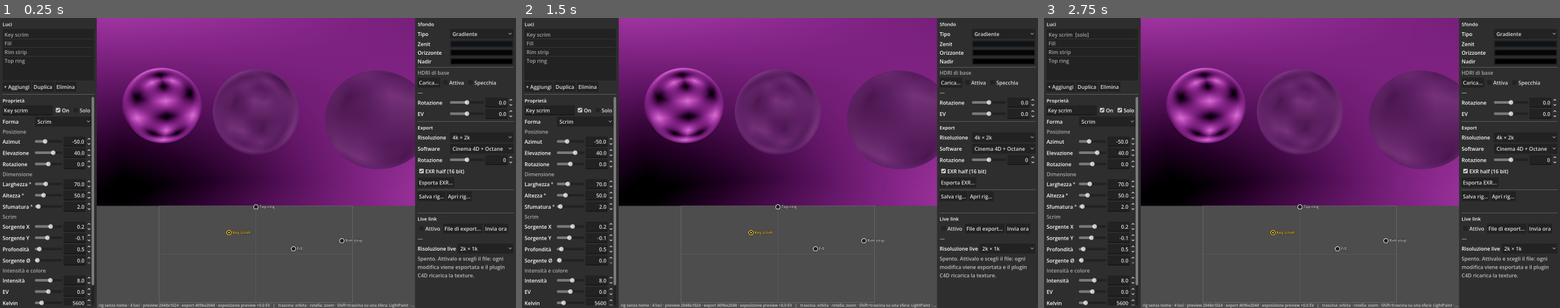
Above: before the commit, frames 1-3 (left to right).
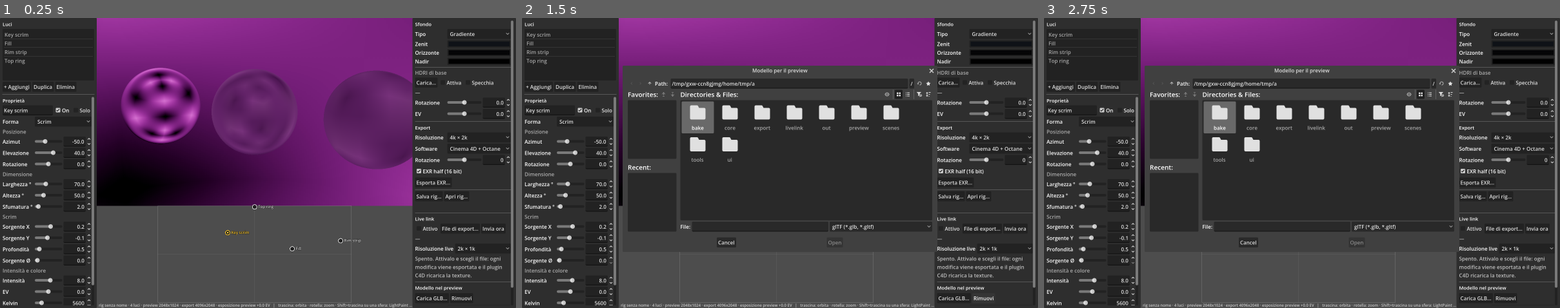
Above: after the commit, the same moments.

Repository: lignazio/hdri-studio
Game: Godot game, scene res://scenes/main.tscn
Same seed, same stepped clock (60 frames per second), same inputs: the game is played once before the commit and once after it.
Inputs (mouse positions are in pixels of both pictures, inside the frame that each line leads up to):
- Up to frame 1 (0.25 s): no input
- Up to frame 2 (1.5 s): click (955, 299) at 0.5 s, where only the run after the commit has a clickable "Carica GLB…"; click (981, 299) at 1.25 s, where only the run after the commit has a clickable "Rimuovi"
- Up to frame 3 (2.75 s): click "Solo" at 2 s

The runs differ from the first frame. In frame 1, 3.4% of the frame differs, in the area x 23-100%, y 0-100%; in frame 2, 37%; in frame 3, 37%, in the area x 6-100%, y 0-100%.
Error in both runs: Assertion failed: RenderingDevice non disponibile (headless?) (res://bake/baker.gd:30)

Commit message:
Fase 3: LightPaint da Cinema 4D e modello GLB nel preview
Tool ToolData nel plugin C4D: picking con GeRayCollider sulle mesh e sulle
cache dei generatori, click e drag, marker nel viewport, messaggio lightpaint
con punto/normale/vista. Nell'app: caricamento GLB al posto della sfera
centrale con materiale a scelta e collisioni trimesh per il LightPaint locale;
colonna destra scrollabile.

Co-Authored-By: Claude Opus 5 <noreply@anthropic.com>

Diff:
--- a/hdri_studio/preview/preview_3d.gd
+++ b/hdri_studio/preview/preview_3d.gd
@@ -8,11 +8,22 @@
 
 const SPHERE_R := 1.0
 const SPHERE_POS := [Vector3(-2.6, 0, 0), Vector3(0, 0, 0), Vector3(2.6, 0, 0)]
+## Raggio della sfera in cui viene inscritto il modello caricato.
+const MODEL_R := 1.3
+
+enum ModelMaterial { ORIGINAL, CHROME, GLOSSY, DIFFUSE }
 
 var viewport: SubViewport
 var camera: Camera3D
 var env: Environment
+var model_path := ""
 var _chrome: ShaderMaterial
+var _glossy: StandardMaterial3D
+var _diffuse: StandardMaterial3D
+var _spheres: Array[MeshInstance3D] = []
+var _model_root: Node3D
+var _model_meshes: Array[MeshInstance3D] = []
+var _model_material := ModelMaterial.ORIGINAL
 var _yaw := 0.35
 var _pitch := 0.18
 var _dist := 7.0
@@ -56,20 +67,23 @@
 	_chrome = ShaderMaterial.new()
 	_chrome.shader = load("res://preview/chrome.gdshader")
 	_chrome.set_shader_parameter("panorama", tex)
-	var glossy := StandardMaterial3D.new()
-	glossy.albedo_color = Color(0.9, 0.9, 0.9)
-	glossy.metallic = 1.0
-	glossy.roughness = 0.35
-	var diffuse := StandardMaterial3D.new()
-	diffuse.albedo_color = Color(0.8, 0.8, 0.8)
-	diffuse.roughness = 1.0
-	var mats := [_chrome, glossy, diffuse]
+	_glossy = StandardMaterial3D.new()
+	_glossy.albedo_color = Color(0.9, 0.9, 0.9)
+	_glossy.metallic = 1.0
+	_glossy.roughness = 0.35
+	_diffuse = StandardMaterial3D.new()
+	_diffuse.albedo_color = Color(0.8, 0.8, 0.8)
+	_diffuse.roughness = 1.0
+	var mats := [_chrome, _glossy, _diffuse]
 	for i in 3:
 		var mi := MeshInstance3D.new()
 		mi.mesh = mesh
 		mi.material_override = mats[i]
 		mi.position = SPHERE_POS[i]
 		viewport.add_child(mi)
+		_spheres.append(mi)
+	_model_root = Node3D.new()
+	viewport.add_child(_model_root)
 
 	camera = Camera3D.new()
 	camera.fov = 35.0
@@ -84,6 +98,79 @@
 
 func set_exposure(k: float) -> void:
 	env.tonemap_exposure = k
+
+
+# --- modello -------------------------------------------------------------------------------------
+
+## Carica un GLB/GLTF al posto della sfera centrale, lo centra e lo scala dentro MODEL_R,
+## e gli aggiunge collisioni trimesh per il LightPaint.
+func load_model(path: String) -> bool:
+	var gltf := GLTFDocument.new()
+	var state := GLTFState.new()
+	var err := gltf.append_from_file(path, state)
+	if err != OK:
+		push_warning("Modello non caricabile: %s (%s)" % [path, error_string(err)])
+		return false
+	var scene := gltf.generate_scene(state)
+	if scene == null:
+		return false
+	clear_model()
+	_model_root.add_child(scene)
+	_model_meshes.clear()
+	_collect_meshes(scene)
+	if _model_meshes.is_empty():
+		clear_model()
+		return false
+	# bounding box in coordinate del modello
+	var aabb := AABB()
+	var first := true
+	for mi in _model_meshes:
+		var b: AABB = mi.global_transform * mi.get_aabb()
+		aabb = b if first else aabb.merge(b)
+		first = false
+	var radius := maxf(aabb.size.length() * 0.5, 1e-4)
+	var s := MODEL_R / radius
+	scene.scale = Vector3.ONE * s
+	scene.position = -aabb.get_center() * s
+	for mi in _model_meshes:
+		mi.create_trimesh_collision()
+	model_path = path
+	_spheres[1].visible = false
+	set_model_material(_model_material)
+	return true
+
+
+func clear_model() -> void:
+	for c in _model_root.get_children():
+		c.queue_free()
+	_model_meshes.clear()
+	model_path = ""
+	_spheres[1].visible = true
+
+
+func has_model() -> bool:
+	return not _model_meshes.is_empty()
+
+
+func set_model_material(mode: ModelMaterial) -> void:
+	_model_material = mode
+	var mat: Material = null
+	match mode:
+		ModelMaterial.CHROME:
+			mat = _chrome
+		ModelMaterial.GLOSSY:
+			mat = _glossy
+		ModelMaterial.DIFFUSE:
+			mat = _diffuse
+	for mi in _model_meshes:
+		mi.material_override = mat
+
+
+func _collect_meshes(n: Node) -> void:
+	if n is MeshInstance3D:
+		_model_meshes.append(n)
+	for c in n.get_children():
+		_collect_meshes(c)
 
 
 func _update_camera() -> void:
@@ -125,13 +212,23 @@
 			accept_event()
 
 
-## Raggio dal cursore → sfera più vicina → direzione riflessa. Restituisce false se non colpisce nulla.
+## Raggio dal cursore → modello (raycast fisico) o sfera più vicina → direzione riflessa.
+## Restituisce false se non colpisce nulla.
 func _try_paint(pos: Vector2, commit: bool) -> bool:
 	var o := camera.project_ray_origin(pos)
 	var d := camera.project_ray_normal(pos)
 	var best_t := INF
 	var best_n := Vector3.ZERO
-	for c in SPHERE_POS:
+	if has_model():
+		var space := viewport.find_world_3d().direct_space_state
+		var hit := space.intersect_ray(PhysicsRayQueryParameters3D.create(o, o + d * 200.0))
+		if not hit.is_empty():
+			best_t = (hit["position"] - o).length()
+			best_n = hit["normal"]
+	for i in SPHERE_POS.size():
+		if not _spheres[i].visible:
+			continue
+		var c: Vector3 = SPHERE_POS[i]
 		var oc: Vector3 = o - c
 		var b := oc.dot(d)
 		var disc := b * b - (oc.dot(oc) - SPHERE_R * SPHERE_R)
--- a/hdri_studio/scenes/main.gd
+++ b/hdri_studio/scenes/main.gd
@@ -32,6 +32,7 @@
 var _live_dirty := false
 var _live_deadline := 0
 var _link_hosts := {}
+var _model_label: Label
 
 
 func _ready() -> void:
@@ -98,7 +99,7 @@
 	center.add_child(status)
 
 	# colonna destra
-	var right := _column(root, 300)
+	var right := _column(root, 300, true)
 	bg_panel = BackgroundPanel.new()
 	right.add_child(bg_panel)
 	right.add_child(HSeparator.new())
@@ -107,6 +108,8 @@
 	right.add_child(HSeparator.new())
 	link_panel = LiveLinkPanel.new()
 	right.add_child(link_panel)
+	right.add_child(HSeparator.new())
+	_build_model_panel(right)
 
 	_file_dialog = FileDialog.new()
 	_file_dialog.access = FileDialog.ACCESS_FILESYSTEM
@@ -134,7 +137,52 @@
 	_update_link_status()
 
 
-func _column(parent: Container, width: float) -> VBoxContainer:
+func _build_model_panel(parent: Container) -> void:
+	var title := Label.new()
+	title.text = "Modello nel preview"
+	title.add_theme_font_size_override("font_size", 15)
+	parent.add_child(title)
+	var row := HBoxContainer.new()
+	parent.add_child(row)
+	var load_btn := Button.new()
+	load_btn.text = "Carica GLB…"
+	load_btn.pressed.connect(_pick_model)
+	row.add_child(load_btn)
+	var clear_btn := Button.new()
+	clear_btn.text = "Rimuovi"
+	clear_btn.pressed.connect(func() -> void:
+		preview.clear_model()
+		_model_label.text = "—")
+	row.add_child(clear_btn)
+	var mrow := HBoxContainer.new()
+	parent.add_child(mrow)
+	var ml := Label.new()
+	ml.text = "Materiale"
+	ml.custom_minimum_size.x = 96
+	mrow.add_child(ml)
+	var mat := OptionButton.new()
+	mat.size_flags_horizontal = Control.SIZE_EXPAND_FILL
+	for it in ["Originale", "Cromato", "Glossy", "Diffuso"]:
+		mat.add_item(it)
+	mat.item_selected.connect(func(i: int) -> void: preview.set_model_material(i as Preview3D.ModelMaterial))
+	mrow.add_child(mat)
+	_model_label = Label.new()
+	_model_label.text = "—"
+	_model_label.clip_text = true
+	_model_label.text_overrun_behavior = TextServer.OVERRUN_TRIM_ELLIPSIS
+	_model_label.modulate = Color(1, 1, 1, 0.7)
+	parent.add_child(_model_label)
+
+
+func _pick_model() -> void:
+	_dialog(FileDialog.FILE_MODE_OPEN_FILE, ["*.glb, *.gltf ; glTF"], "Modello per il preview", func(path: String) -> void:
+		if preview.load_model(path):
+			_model_label.text = path.get_file()
+		else:
+			_model_label.text = "Impossibile caricare " + path.get_file())
+
+
+func _column(parent: Container, width: float, scroll := false) -> VBoxContainer:
 	var panel := PanelContainer.new()
 	panel.custom_minimum_size.x = width
 	parent.add_child(panel)
@@ -144,7 +192,14 @@
 	panel.add_child(margin)
 	var box := VBoxContainer.new()
 	box.add_theme_constant_override("separation", 6)
-	margin.add_child(box)
+	if scroll:
+		var sc := ScrollContainer.new()
+		sc.horizontal_scroll_mode = ScrollContainer.SCROLL_MODE_DISABLED
+		margin.add_child(sc)
+		box.size_flags_horizontal = Control.SIZE_EXPAND_FILL
+		sc.add_child(box)
+	else:
+		margin.add_child(box)
 	return box
 
 
@@ -368,21 +423,22 @@
 			_lightpaint_from_host(msg)
 
 
-## LightPaint dal software 3D: punto, normale e camera nelle coordinate dell'host.
-## Cinema 4D è left-handed: (x, y, z) → (−x, y, z) per passare alla convenzione interna.
+## LightPaint dal software 3D: punto, normale e direzione di vista (o posizione camera) nelle
+## coordinate dell'host. Cinema 4D è left-handed: (x, y, z) → (−x, y, z) per passare alla convenzione interna.
 func _lightpaint_from_host(msg: Dictionary) -> void:
 	if _selected < 0:
 		return
 	var p := _vec(msg.get("point", []))
 	var n := _vec(msg.get("normal", []))
-	var c := _vec(msg.get("camera", []))
-	if n == Vector3.ZERO:
+	var v := _vec(msg.get("view", []))
+	if v == Vector3.ZERO:
+		v = p - _vec(msg.get("camera", []))
+	if n == Vector3.ZERO or v == Vector3.ZERO:
 		return
 	if msg.get("host", "c4d") == "c4d":
-		p.x = -p.x
 		n.x = -n.x
-		c.x = -c.x
-	var v := (p - c).normalized()
+		v.x = -v.x
+	v = v.normalized()
 	n = n.normalized()
 	var r := v - 2.0 * v.dot(n) * n
 	_on_paint(r, true)
--- a/hdri_studio/tools/ui_smoke.gd
+++ b/hdri_studio/tools/ui_smoke.gd
@@ -102,6 +102,25 @@
 	var pl := exp.get_pixel(int(uv.x * exp.get_width()), int(uv.y * exp.get_height()))
 	ok = ok and _check(pr.r > 1.0 and pl.r < 1.0, "flip C4D nativo: luce a u=%.2f nel file (%.2f vs %.2f)" % [1.0 - uv.x, pr.r, pl.r])
 
+	# modello GLB nel preview + LightPaint con raycast fisico
+	var glb := "res://out/torus.glb"
+	if FileAccess.file_exists(glb):
+		ok = ok and _check(main.preview.load_model(ProjectSettings.globalize_path(glb)), "carica torus.glb")
+		main.preview.set_model_material(Preview3D.ModelMaterial.CHROME)
+		for i in 4:
+			await process_frame
+		main._select(0)
+		var before_az: float = main.rig.lights[0].azimuth
+		main.rig.lights[0].elevation = 5.0
+		var center: Vector2 = main.preview.size * 0.5
+		var hit: bool = main.preview._try_paint(center, true)
+		ok = ok and _check(hit, "LightPaint sul modello: colpito")
+		# la camera guarda il toro dal davanti: il riflesso al centro deve puntare ~verso la camera
+		var lm: RigLight = main.rig.lights[0]
+		ok = ok and _check(lm.azimuth != before_az or absf(lm.elevation - 5.0) > 0.1, "LightPaint sul modello ha spostato la luce (az %.1f el %.1f)" % [lm.azimuth, lm.elevation])
+		main.preview.clear_model()
+		ok = ok and _check(not main.preview.has_model(), "modello rimosso")
+
 	print("[smoke] %s" % ("TUTTO OK" if ok else "FALLITO"))
 	quit(0 if ok else 1)
 
Not shown, changed: PIANO.md
Not shown, changed: hdri_studio/README.md
Not shown, changed: hdri_studio/plugins/c4d/README.md
Not shown, changed: hdri_studio/plugins/c4d/hdri_studio_link/hdri_studio_link.pyp
